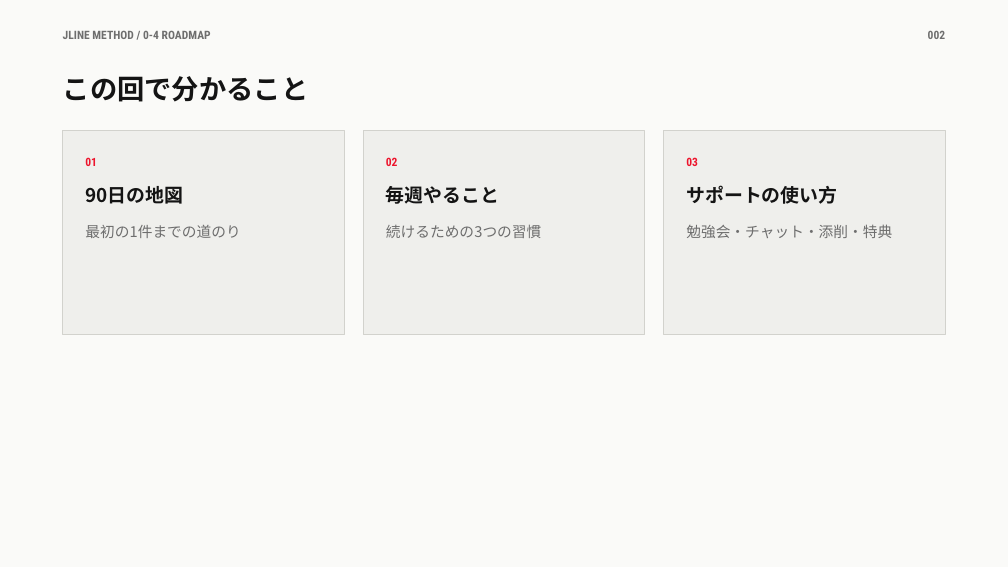
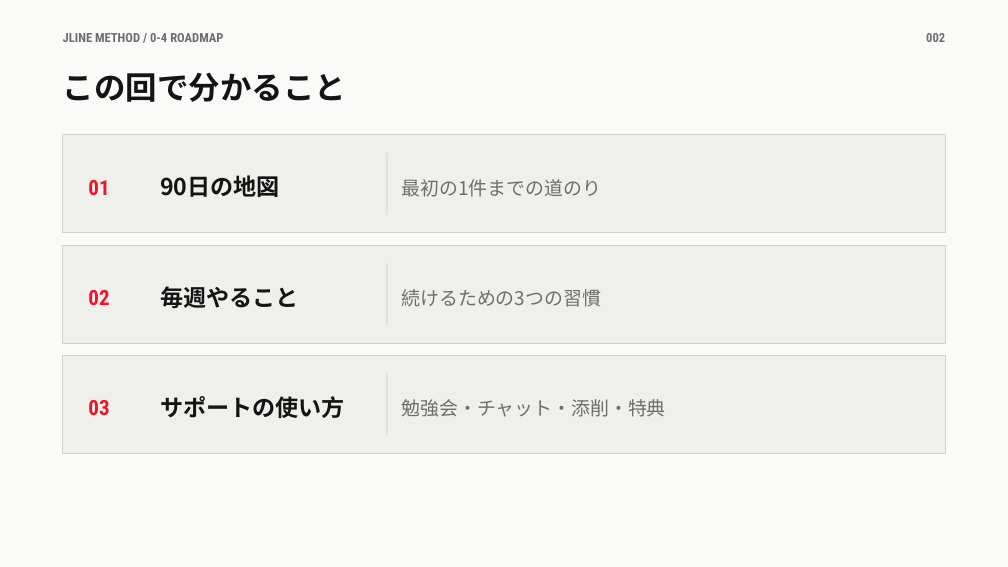
Before and after one commit to takafumisuzuki1117-sys/takafumi_suzuki, a slide deck: slide 2 of JLINEメソッド/教材/0章/0-4_この講座の進め方.pptx. Drawn at 1008x567 pixels with LibreOffice and Linux fonts; fonts in the diff are those of the drawing. Boxes give left, top, right and bottom in pixels: in the first picture for what was removed or moved away, otherwise in the second. Text is boxed around its words. In the diff, an @@ line names an element or a change of style, - is before the commit and + after.

```diff
--- a/JLINEメソッド/教材/0章/0-4_この講座の進め方.pptx
+++ b/JLINEメソッド/教材/0章/0-4_この講座の進め方.pptx
@@ text "JLINE METHOD / 0-4 ROADMAP" at [63,33,223,42]: size 11 to 12 pt @@
@@ text "002" at [926,33,945,42]: size 11 to 12 pt @@
@@ text "この回で分かること" at [63,72,346,102]: size 26 to 30 pt; line spacing 1.25 to 1.2 @@
@@ rectangle: place and size @@
-rectangle at [63,131,344,335]
+rectangle at [63,135,945,233]
@@ text "01": place and size @@
-text "01" at [85,157,97,166]
+text "01" at [88,180,109,195]
@@ text "90日の地図": place and size @@
-text "90日の地図" at [85,186,183,204]
+text "90日の地図" at [160,175,279,197]
@@ text "最初の1件までの道のり": place and size @@
-text "最初の1件までの道のり" at [85,225,240,238]
+text "最初の1件までの道のり" at [401,179,600,197]
@@ rectangle removed at [664,131,945,335] @@
@@ rectangle added at [386,153,387,215], fill #D2D2CD @@
@@ rectangle: place and size @@
-rectangle at [363,131,644,335]
+rectangle at [63,245,945,343]
@@ text "02": place and size @@
-text "02" at [386,157,398,166]
+text "02" at [88,290,109,305]
@@ text "毎週やること": place and size @@
-text "毎週やること" at [386,186,499,204]
+text "毎週やること" at [160,286,298,308]
@@ rectangle added at [386,263,387,325], fill #D2D2CD @@
@@ text "続けるための3つの習慣": place and size @@
-text "続けるための3つの習慣" at [386,225,542,238]
+text "続けるための3つの習慣" at [401,289,600,307]
@@ rectangle added at [63,355,945,454], fill #EFEFEC, outline #D2D2CD 0.75 pt @@
@@ size 11 to 20 pt; vertical alignment top to middle in 3 elements at [88,180,109,195], [88,290,109,305], [88,400,109,415] @@
@@ text "03": place and size @@
-text "03" at [686,157,698,166]
+text "03" at [88,400,109,415]
@@ size 18 to 22 pt; vertical alignment top to middle in 3 elements at [160,175,279,197], [160,286,298,308], [160,396,344,418] @@
@@ text "サポートの使い方": place and size @@
-text "サポートの使い方" at [686,185,837,204]
+text "サポートの使い方" at [160,396,344,418]
@@ size 14 to 18 pt; line spacing 1.4 to 1.35; vertical alignment top to middle in 3 elements at [401,289,600,307], [401,179,600,197], [401,399,665,417] @@
@@ text "勉強会・チャット・添削・特典": place and size @@
-text "勉強会・チャット・添削・特典" at [686,224,892,238]
+text "勉強会・チャット・添削・特典" at [401,399,665,417]
@@ rectangle added at [386,374,387,436], fill #D2D2CD @@
```
Also in this commit, not shown: 9 other slides changed, 9 other files.
